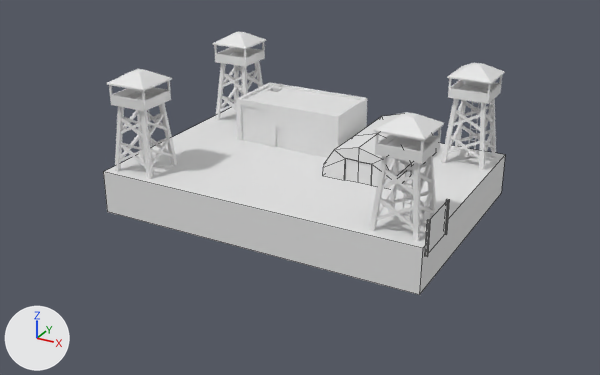
The Blender file The_Compound/Assets/MODELS/BLEND/BASIC.blend, before and after one commit.
One viewpoint serves both versions: a 50 mm lens placed at (11.23, -22.49, 9.55), pointed at (0.27, -2.55, -0.42). The axes (+X, +Y, +Z) are drawn at lower left. The lights are the same throughout. Mesh edges are drawn as thin lines on the coarser meshes.

The older version as bpy lines, for what is in view:
```python
me_cube_001 = bpy.data.meshes.new('Cube.001')
me_cube_001.from_pydata([(5.22, 1.64, 0.12), (5.22, 1.64, -1.18), (5.22, -5.42, 0.12), (5.22, -5.42, -1.18), (-4.77, 1.64, 0.12), (-4.77, 1.64, -1.18), (-4.77, -5.42, 0.12), (-4.77, -5.42, -1.18)], [], [(0, 4, 6, 2), (3, 2, 6, 7), (1, 0, 2, 3), (5, 4, 0, 1), (7, 6, 4, 5)])
me_cube_009 = bpy.data.meshes.new('Cube.009')
me_cube_009.from_pydata(...)  # 360 vertices, 278 faces; spans x -0.67..0.66, y -0.66..0.66, z -1.66..1.35
me_cube_011 = bpy.data.meshes.new('Cube.011')
me_cube_011.from_pydata(...)  # 44 vertices, 36 faces; spans x 1.01..3.26, y -2.53..0.85, z 0.11..1.19
ob_barrac = bpy.data.objects.new('BARRAC', me_cube_011)
ob_barrac.location = (0.0, 0.0, 0.0)
ob_floor = bpy.data.objects.new('FLOOR', me_cube_001)
ob_floor.location = (0.0, 0.0, 0.0)
ob_tower_003 = bpy.data.objects.new('tower.003', me_cube_009)
ob_tower_003.location = (4.34, -4.48, 1.75)
# also in view: 'BUILD.001' at (-0.96, -0.19, 0.77); 'tower.001' at (-3.87, 0.75, 1.59); 'FEN CE' at (5.37, -4.85, 0.48); 'tower.002' at (4.34, 0.75, 1.59); 'tower.000' at (-3.87, -4.54, 1.59)
```
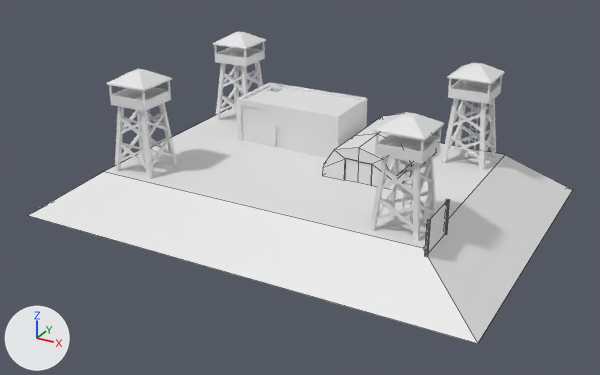
What differs and where, as boxes (x1, y1, x2, y2) in the pictures (600 x 375 px; the box of a moved part takes in the faces that stretch with it):
'FLOOR', reshaped (35% wider, 26% taller): before (103, 107, 505, 295); after (27, 107, 572, 344)
part 1 of me_cube_001, moved or reshaped: before (103, 156, 505, 295); after (27, 155, 572, 344)

The change, as a diff of the scene's bpy script:
```diff
--- a/The_Compound/Assets/MODELS/BLEND/BASIC.blend.py
+++ b/The_Compound/Assets/MODELS/BLEND/BASIC.blend.py
@@ me_cube_001 @@
 me_cube_001.from_pydata(...)  # 8 vertices, 5 faces; spans x -4.77..5.22, y -5.42..1.64, z -1.18..0.12
 # used by ob_floor; location = (0.0, 0.0, 0.0)
-me_cube_001.vertices[1].co = (5.22, 1.64, -1.18)  # pixel (501, 193)
-me_cube_001.vertices[3].co = (5.22, -5.42, -1.18)  # pixel (419, 294)
-me_cube_001.vertices[5].co = (-4.77, 1.64, -1.18)
-me_cube_001.vertices[7].co = (-4.77, -5.42, -1.18)  # pixel (107, 211)
+# me_cube_001 part 1
+me_cube_001.vertices[1].co = (7.14, 2.99, -1.18)  # pixel (572, 189)
+me_cube_001.vertices[3].co = (7.14, -6.77, -1.18)  # pixel (477, 343)
+me_cube_001.vertices[5].co = (-6.69, 2.99, -1.18)
+me_cube_001.vertices[7].co = (-6.69, -6.77, -1.18)  # pixel (27, 215)
```
